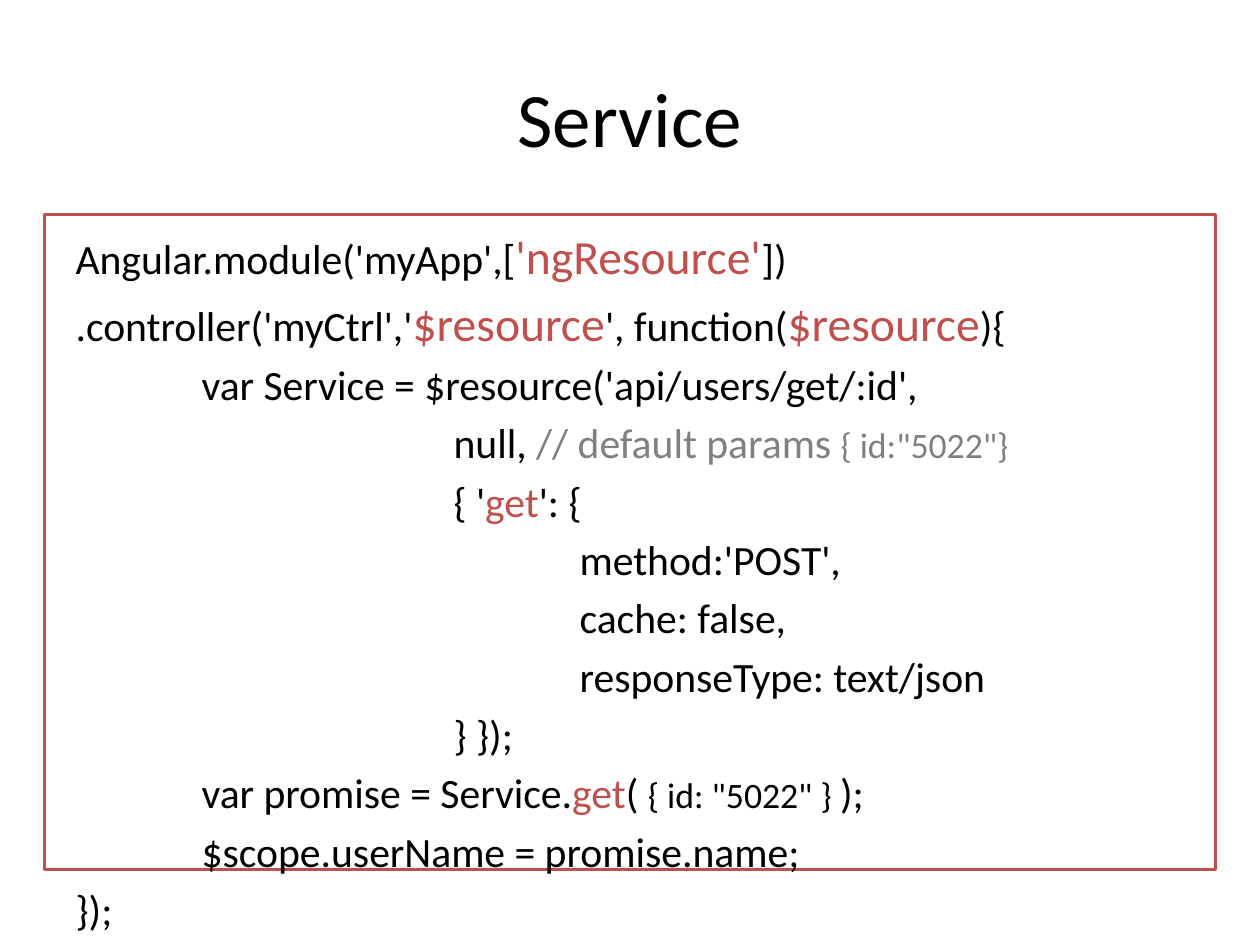
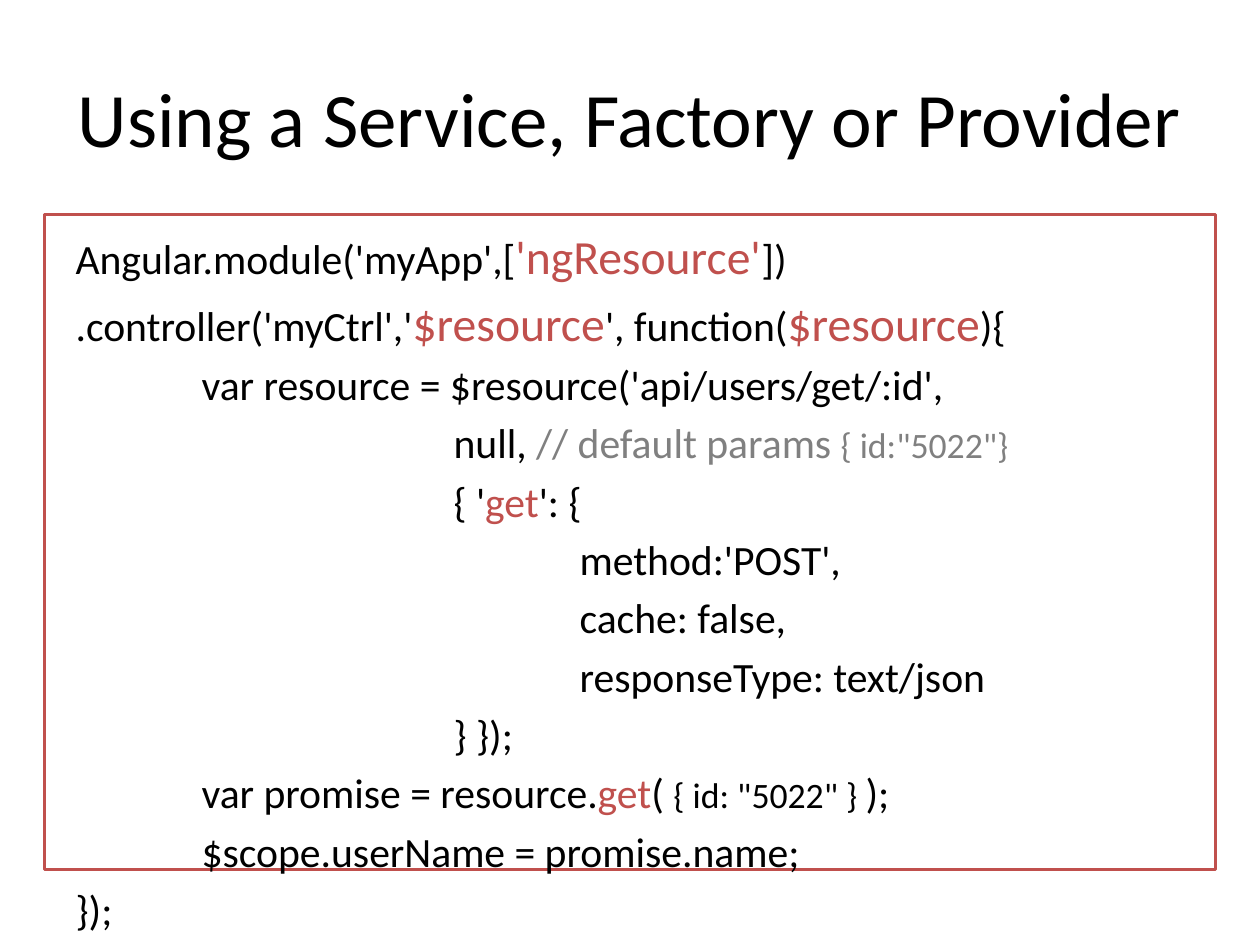
Before and after one commit to lhkingkong/angularjs-taller, a slide deck: slide 34 of material/AngularJS Taller.pptx (slide 33 before the commit). Drawn at 1260x945 pixels with LibreOffice and Linux fonts; fonts in the diff are those of the drawing. Boxes give left, top, right and bottom in pixels: in the first picture for what was removed or moved away, otherwise in the second. Text is boxed around its words. In the diff, an @@ line names an element or a change of style, - is before the commit and + after.

Commit message:
Add services theory

```diff
--- a/material/AngularJS Taller.pptx
+++ b/material/AngularJS Taller.pptx
@@ title at bbox=[78, 93, 1179, 161]: text changed @@
-Service
+Using a Service, Factory or Provider
@@ text at bbox=[202, 369, 943, 407]: text changed @@
-var Service = $resource('api/users/get/:id',
+var resource = $resource('api/users/get/:id',
@@ text at bbox=[202, 777, 838, 815]: text changed @@
-var promise = Service.get( { id: "5022" } );
+var promise = resource.get( { id: "5022" } );
```
Also in this commit, not shown: 2 other slides changed, 5 slides added, 2 slides removed.
